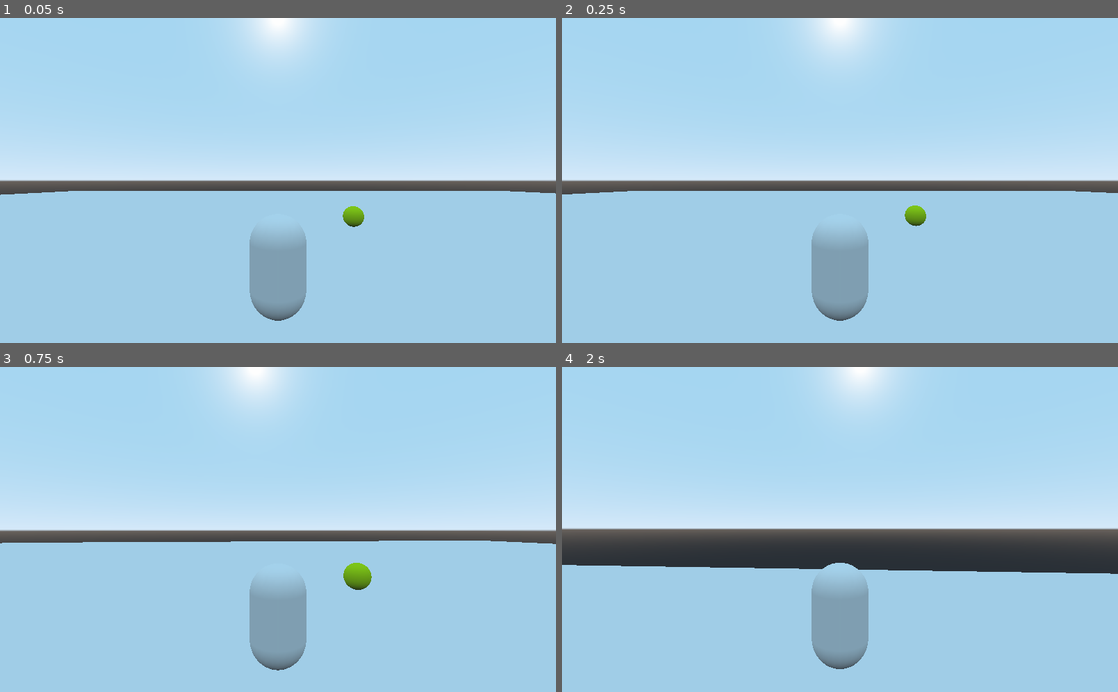
Above: before the commit, frames 1-4 (two rows, left to right).
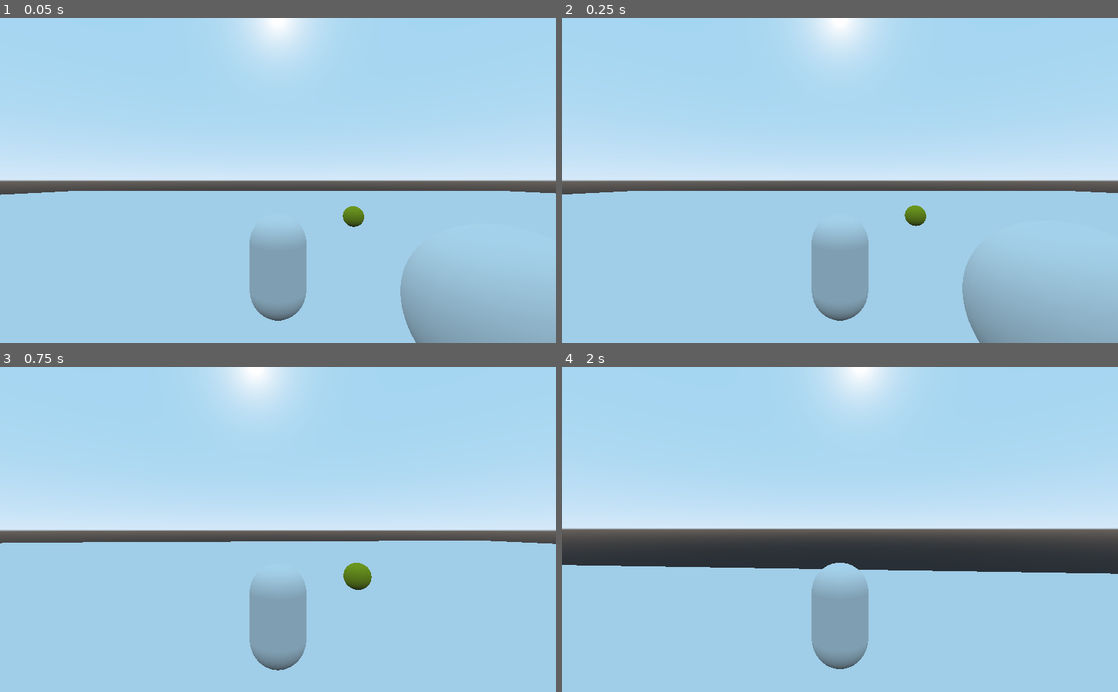
Above: after the commit, the same moments.

Repository: maf1an/RocnikovyProjekt
Game: Godot game, scene res://scenes/world/World.tscn
The game is run twice, just before and just after one commit, with the same random seed, the same clock (stepped at 60 frames per second) and the same inputs. The project has no main scene, so this scene is started directly.
Inputs (mouse positions are in pixels of both pictures, inside the frame that each line leads up to):
- Up to frame 1 (0.05 s): no input
- Up to frame 2 (0.25 s): no input
- Up to frame 3 (0.75 s): tap Enter at 0.5 s; move the mouse to (305, 529) at 0.52 s; hold W (forward) from 0.53 s (still down); hold Shift (sprint) from 0.53 s (still down)
- Up to frame 4 (2 s): keep holding W (forward); tap Space (jump) at 0.77, 1.52 s; move the mouse to (812, 529) at 1.27 s; release Shift (sprint) at 1.28 s; tap Shift (sprint) at 1.35 s

The runs differ from the first frame. In frame 1, 4.0% of the frame differs, in the area x 61-100%, y 57-100%; in frame 2, 4.4%; in frame 3, 0.3%; in frame 4, nothing differs.

Commit message:
Zmeny objektov

Diff:
--- a/fps/scenes/world/Body.tscn
+++ b/fps/scenes/world/Body.tscn
@@ -3,7 +3,7 @@
 [sub_resource type="SphereMesh" id=1]
 
 [sub_resource type="SpatialMaterial" id=3]
-albedo_color = Color( 0.764706, 0.941176, 0.0392157, 1 )
+albedo_color = Color( 0.654902, 0.717647, 0.0823529, 0 )
 
 [sub_resource type="SphereShape" id=2]
 
--- a/fps/scenes/world/World.tscn
+++ b/fps/scenes/world/World.tscn
@@ -1,9 +1,13 @@
-[gd_scene load_steps=5 format=2]
+[gd_scene load_steps=7 format=2]
 
 [ext_resource path="res://scenes/world/Ground.tscn" type="PackedScene" id=1]
 [ext_resource path="res://scenes/world/Obstacle.tscn" type="PackedScene" id=2]
 [ext_resource path="res://scenes/player/Player.tscn" type="PackedScene" id=3]
 [ext_resource path="res://scenes/world/Body.tscn" type="PackedScene" id=4]
+
+[sub_resource type="SphereShape" id=1]
+
+[sub_resource type="SphereMesh" id=2]
 
 [node name="World" type="Spatial"]
 
@@ -32,3 +36,13 @@
 
 [node name="StaticBody" parent="." instance=ExtResource( 4 )]
 transform = Transform( 0.5, 0, 0, 0, 0.5, 0, 0, 0, 0.5, 1.14609, 0.865826, -8.7174 )
+
+[node name="Area" type="Area" parent="."]
+
+[node name="CollisionShape" type="CollisionShape" parent="Area"]
+shape = SubResource( 1 )
+
+[node name="MeshInstance" type="MeshInstance" parent="Area"]
+transform = Transform( 1, 0, 0, 0, 1, 0, 0, 0, 1, 0, 1.11396, 0 )
+mesh = SubResource( 2 )
+material/0 = null
